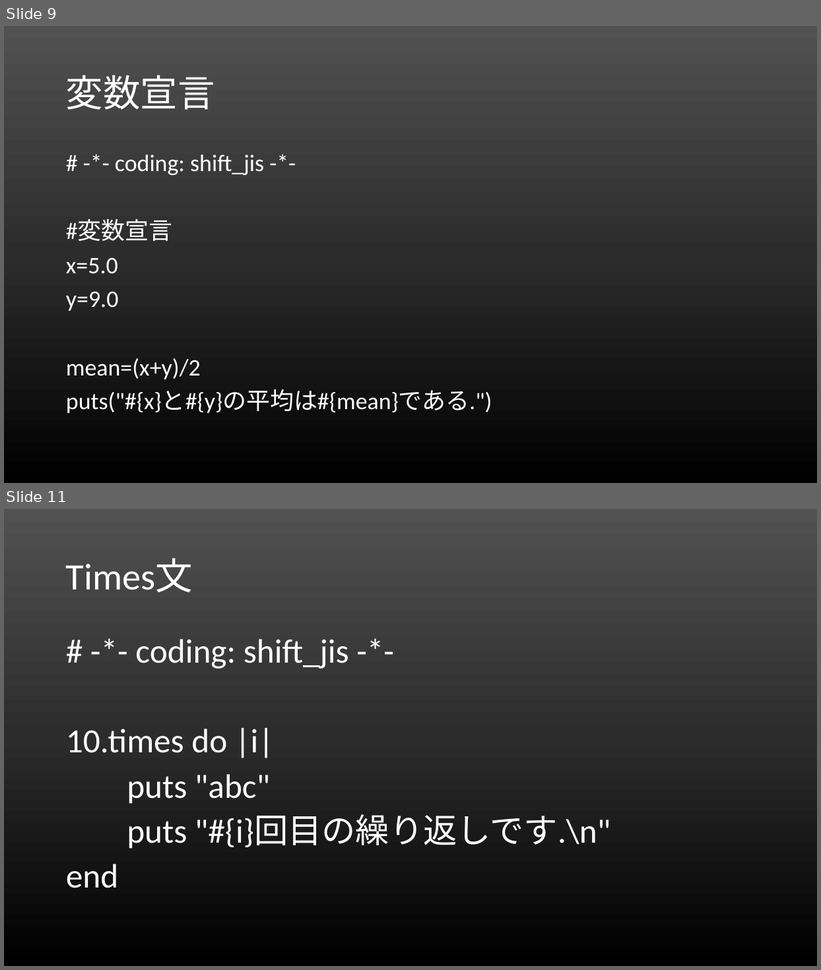
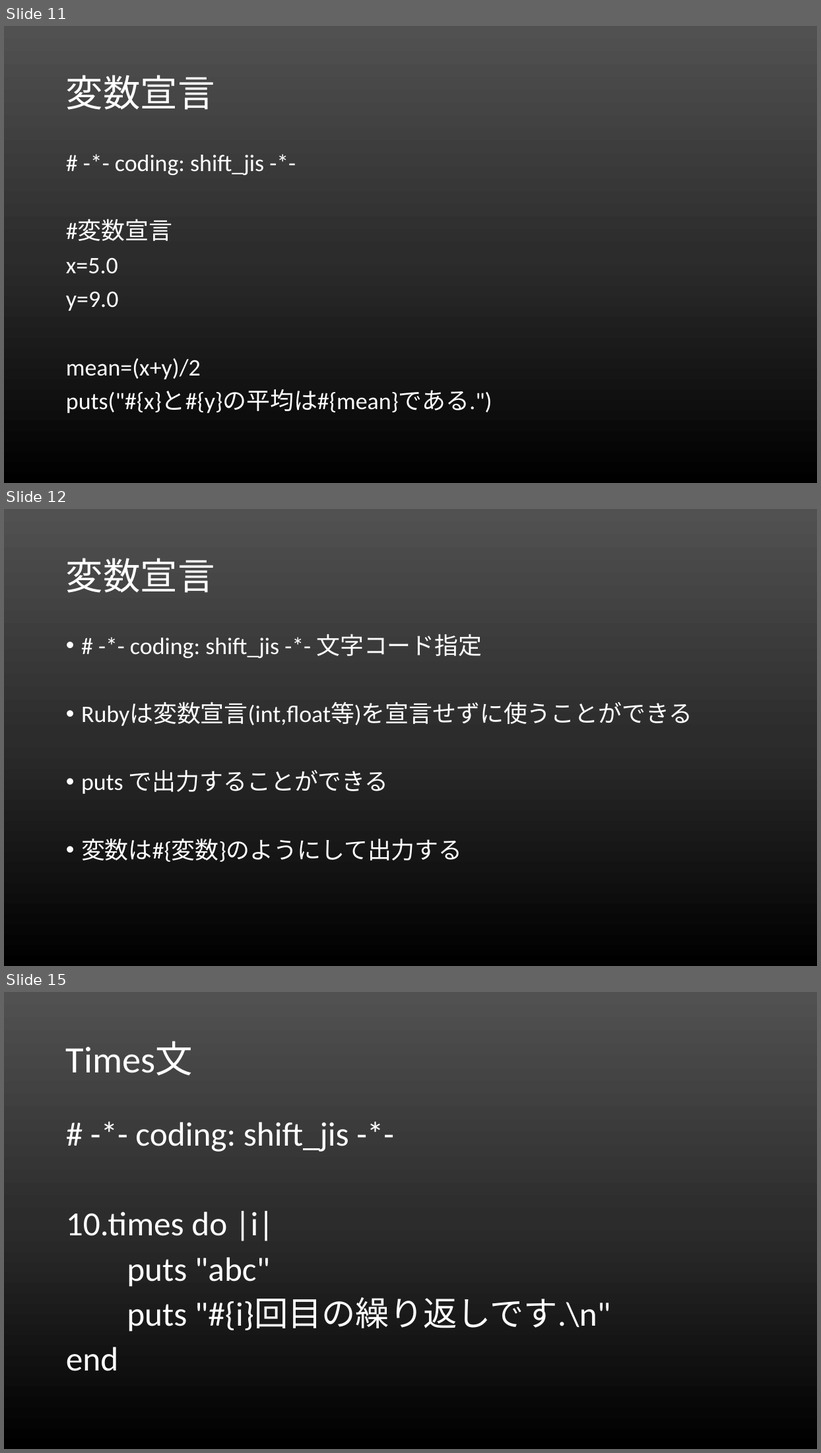
Before and after one commit to rubylecture/Rubylecture, a slide deck: Rubyレクチャー.pptx. Shown one above the other, each under a label of ours: slides 9 and 11 before the commit, slides 11, 12 and 15 after it; the slides between them are not shown. The pictures are 821x970 and 821x1453 pixels, drawn with LibreOffice and Linux fonts; fonts in the diff are those of the drawing. Boxes give left, top, right and bottom in pixels: in the first picture for what was removed or moved away, otherwise in the second. Text is boxed around its words. In the diff, an @@ line names an element or a change of style, - is before the commit and + after.

```diff
--- a/Rubyレクチャー.pptx
+++ b/Rubyレクチャー.pptx
@@ slide 12 added at (4, 509, 817, 966), background gradient #515151 to #2E2E2E to #000000 @@
@@ title added at (66, 558, 215, 593), 44 pt, text #FFFFFF @@
+変数宣言
@@ text added at (81, 634, 693, 862), 28 pt, text #FFFFFF @@
+• # -*- coding: shift_jis -*- 文字コード指定
+• Rubyは変数宣言(int,float等)を宣言せずに使うことができる
+• puts で出力することができる
+• 変数は#{変数}のようにして出力する
@@ what was slide 9 is now slide 11 @@
@@ what was slide 11 is now slide 15 @@
```
Also in this commit, not shown: 6 slides changed, 17 other slides added, 5 other files.
